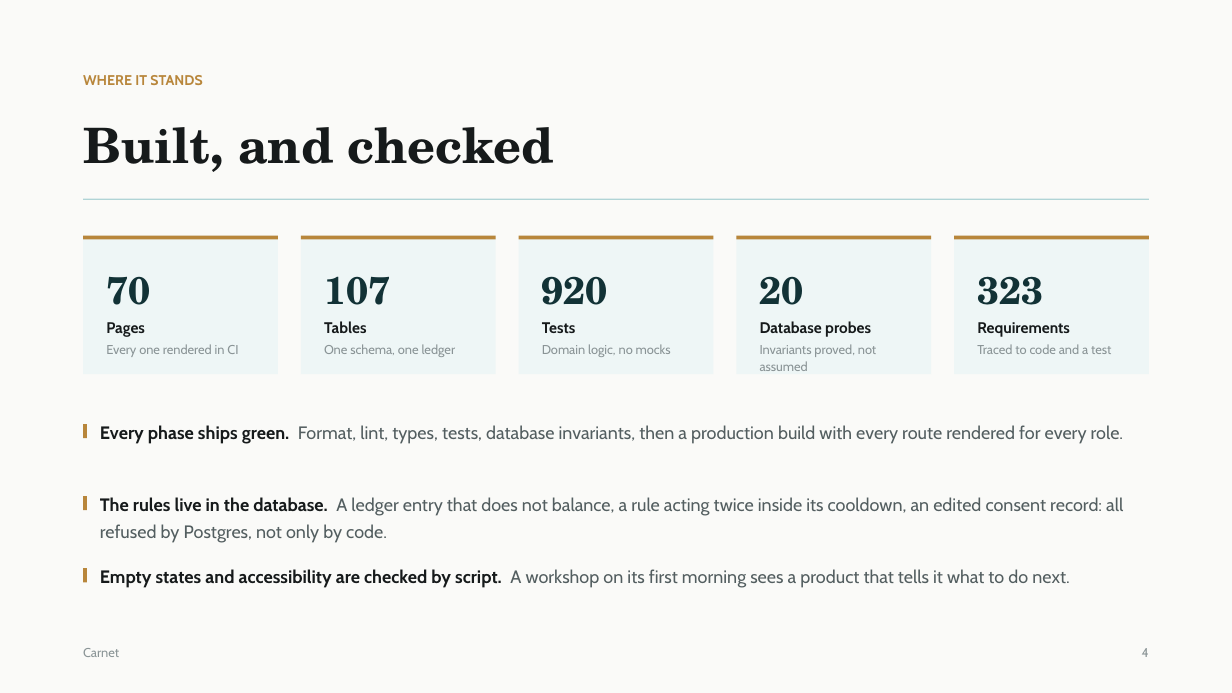
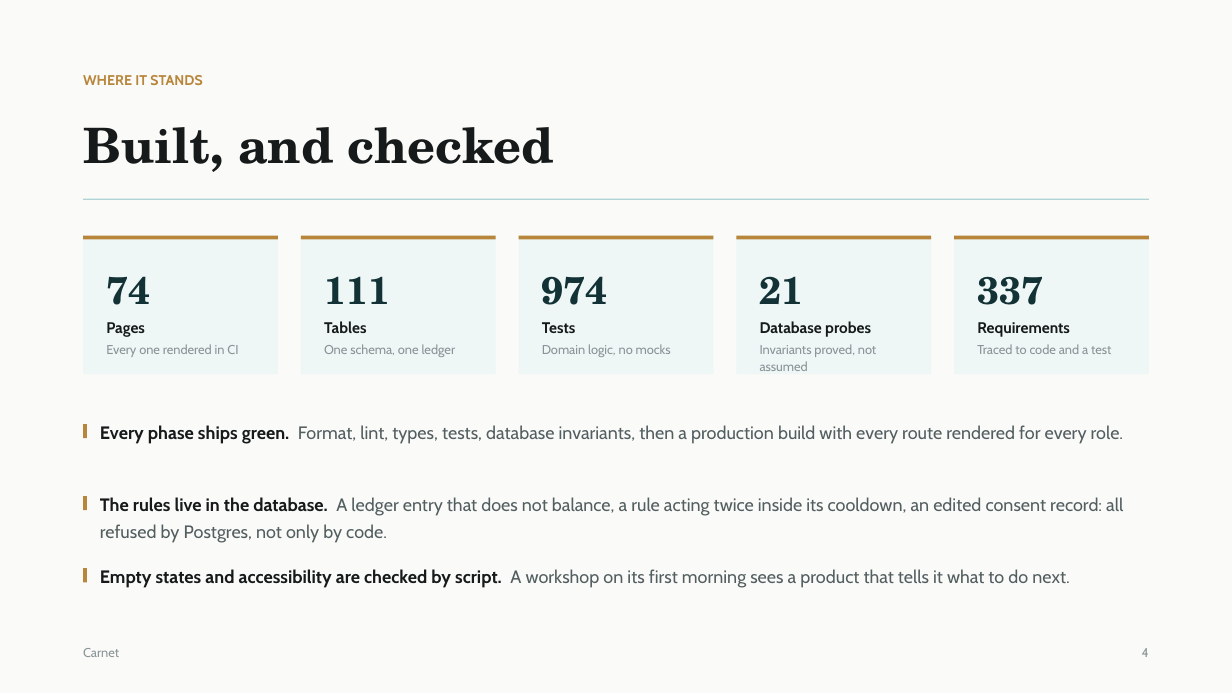
Before and after one commit to Amrwar/vehicle-memory, a slide deck: slide 5 of docs/Carnet-Presentation.pptx. Drawn at 1232x693 pixels with LibreOffice and Linux fonts; fonts in the diff are those of the drawing. Boxes give left, top, right and bottom in pixels: in the first picture for what was removed or moved away, otherwise in the second. Text is boxed around its words. In the diff, an @@ line names an element or a change of style, - is before the commit and + after.

```diff
--- a/docs/Carnet-Presentation.pptx
+++ b/docs/Carnet-Presentation.pptx
@@ text at [106,276,150,305]: text changed @@
-70
+74
@@ text at [324,276,390,304]: text changed @@
-107
+111
@@ text at [542,276,608,305]: text changed @@
-920
+974
@@ text at [760,276,804,304]: text changed @@
-20
+21
@@ text at [977,276,1043,305]: text changed @@
-323
+337
```
Also in this commit, not shown: 1 other slide changed, 26 other files.
